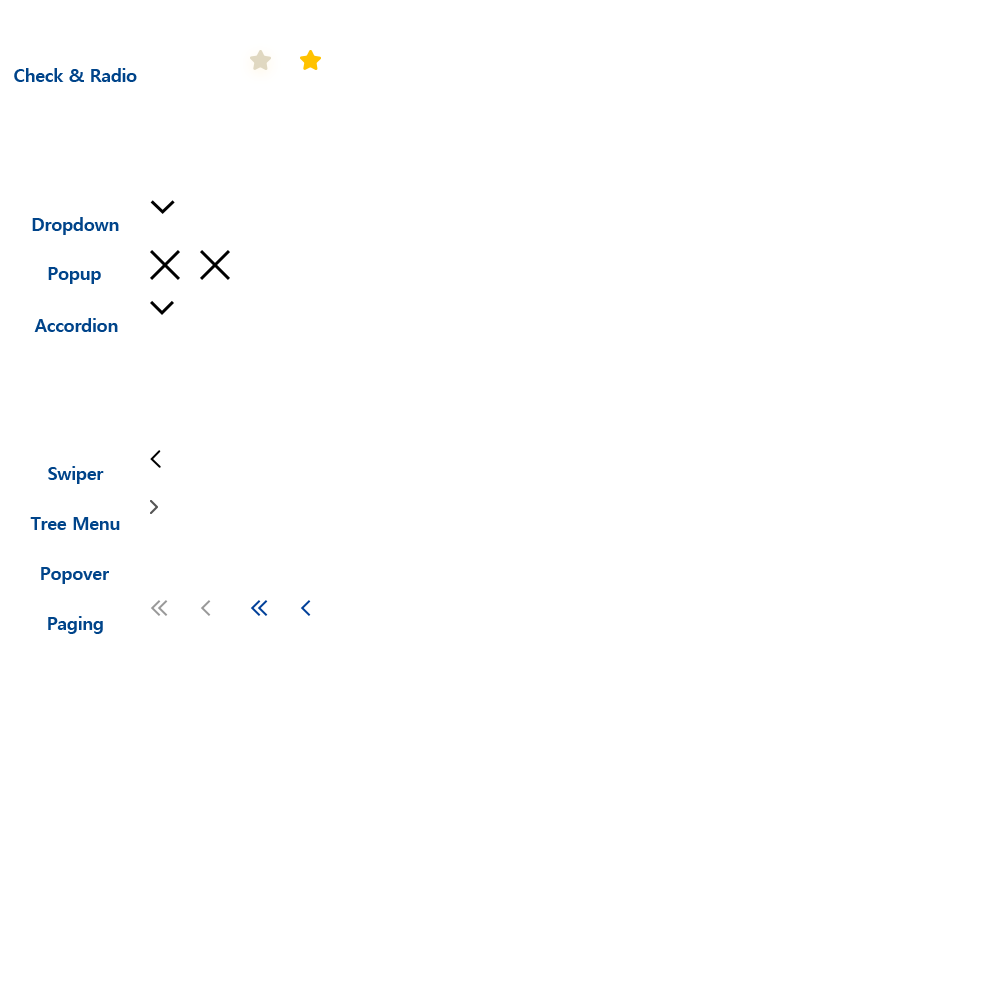
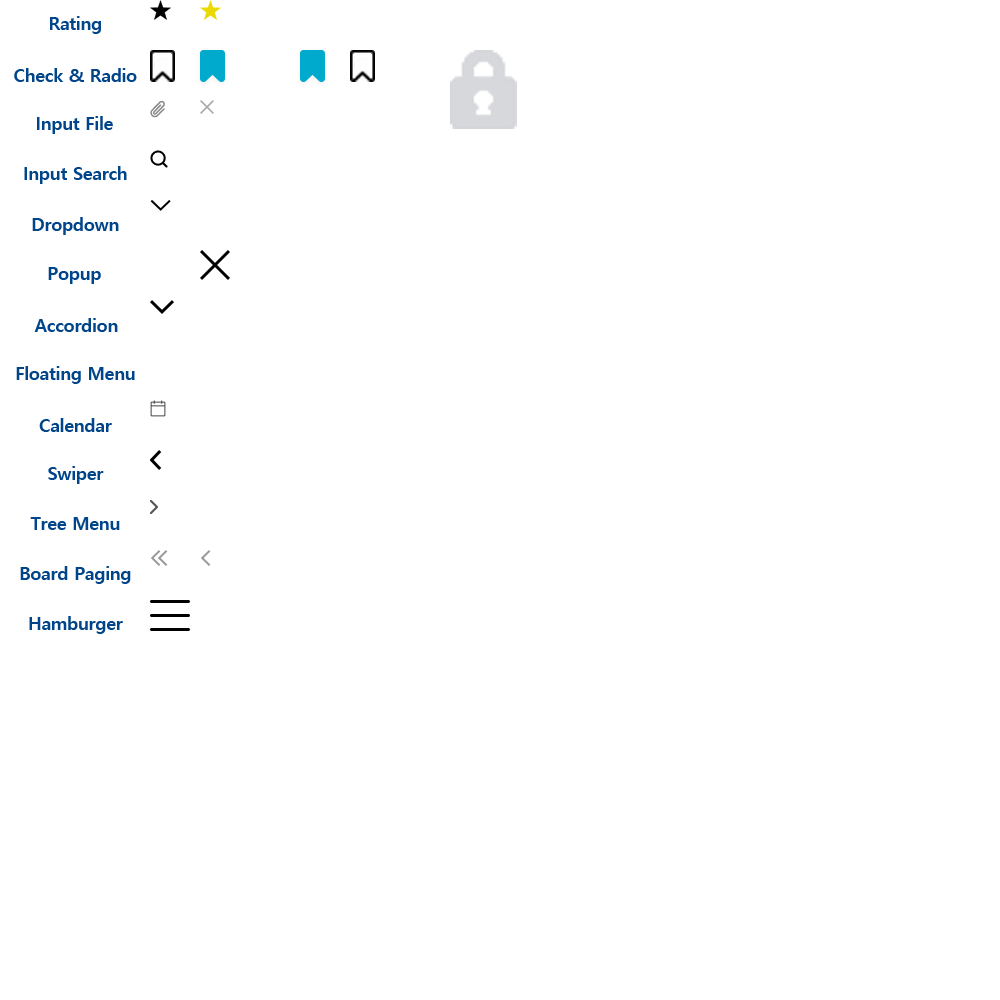
Layer changes from the first w=1000, h=1000 image to the second:
removed group "Paging" (1st of 2) (5 layers) over [48, 600, 311, 634]
removed layer "Paging" (2nd of 2, in "Paging") from group "Paging" over [48, 616, 103, 634]
removed group "Popover" (1st of 2) (2 layers) over [41, 550, 166, 584]
removed layer "Popover" (2nd of 2, in "Popover") from group "Popover" over [41, 567, 109, 584]
added group "Hamburger" (1st of 2) with 3 layers above "Board Paging" over [29, 600, 211, 634]
renamed "레이어 17" to "레이어 26", moved it into group "Hamburger", painted on it over [200, 48, 276, 616]
added layer "레이어 25" in group "Hamburger" over [150, 600, 190, 631]
added layer "Hamburger" (2nd of 2, in "Hamburger") in group "Hamburger" over [29, 616, 123, 634]
added group "Board Paging" (1st of 2) with 3 layers above "Tree Menu" over [20, 550, 211, 584]
added layer "Board Paging" (2nd of 2, in "Board Paging") in group "Board Paging" over [20, 566, 131, 584]
showed group "Calendar" (1st of 2) (2 layers) over [39, 400, 166, 432]
showed group "FAB" (1 layers) over [16, 366, 135, 384]
renamed "레이어 15 복사" to "레이어 9", painted on it over [150, 250, 180, 280]
renamed "레이어 12" to "레이어 35", painted on it over [150, 199, 175, 214]
showed group "Input Search" (1st of 2) (2 layers) over [24, 150, 168, 184]
showed group "Input File" (1st of 2) (3 layers) over [37, 100, 214, 134]
added layer "레이어 23" in group "Check & Radio" over [450, 50, 517, 129]
added layer "레이어 30 복사" in group "Check & Radio" over [251, 50, 276, 80]
added layer "레이어 30" in group "Check & Radio" over [350, 50, 375, 82]
renamed "레이어 18" to "레이어 29", moved it above "레이어 28", painted on it over [297, 49, 328, 86]
renamed "레이어 75 복사" to "레이어 28", showed it, painted on it over [197, 49, 228, 86]
moved "레이어 15" into group "Check & Radio", painted on it over [150, 50, 228, 280]
showed group "Rating" (1st of 2) (3 layers) over [50, 0, 221, 34]
…and 10 more changes (2 added, 2 painted, 6 removed, 2 renamed)
